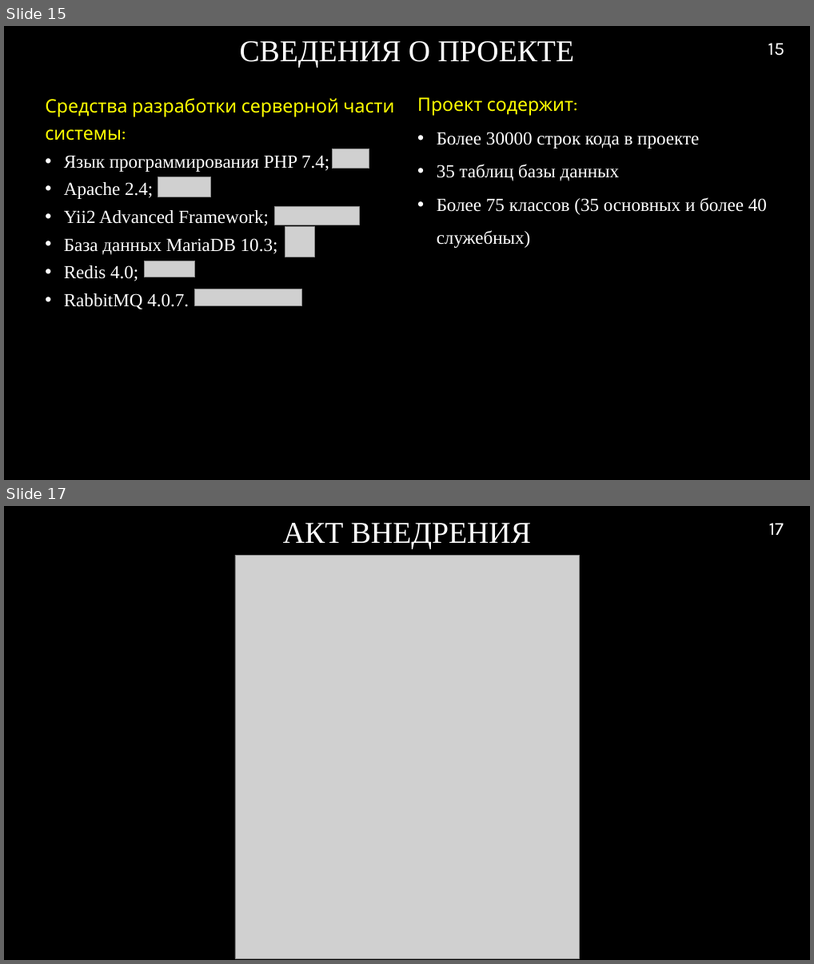
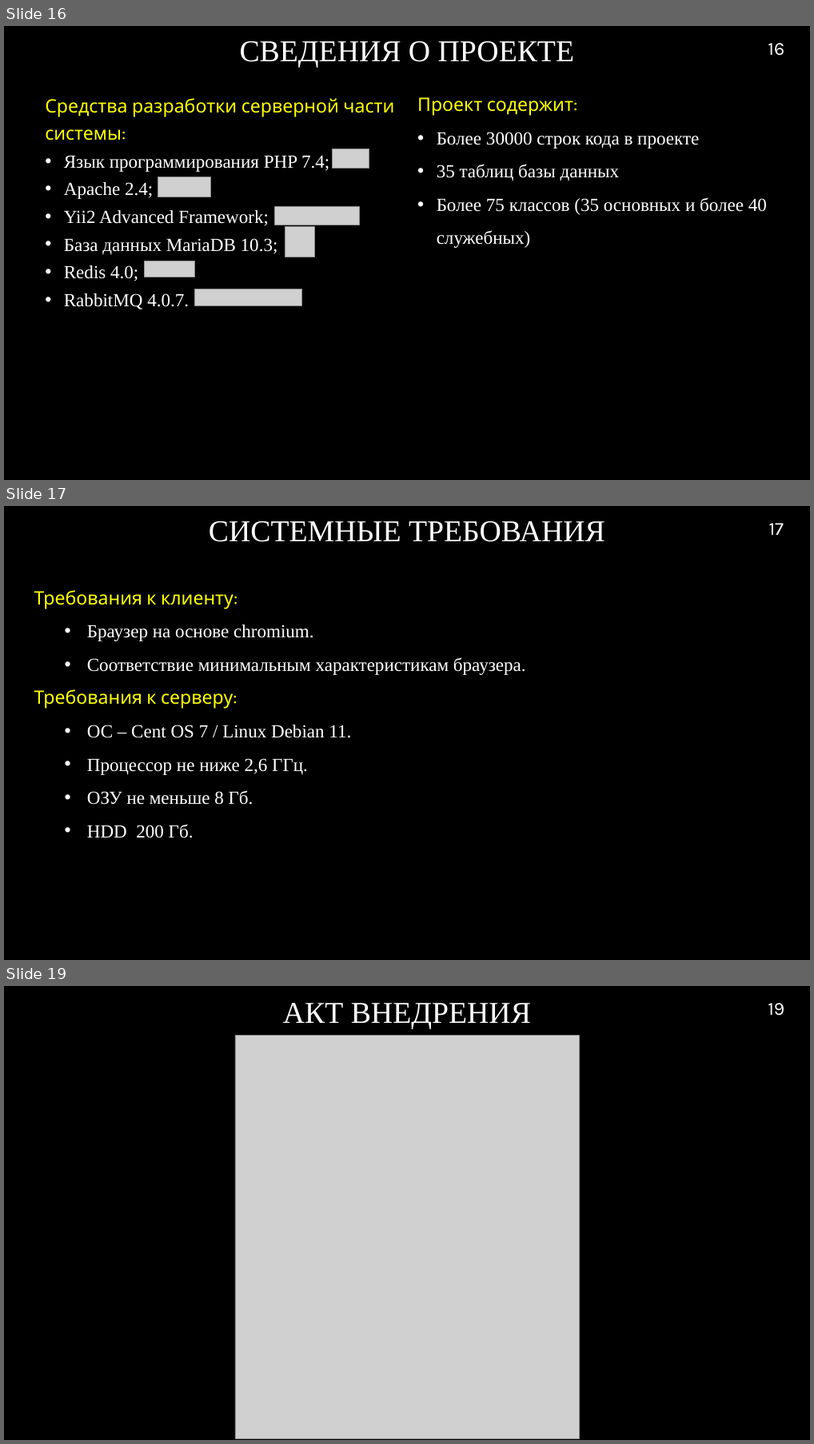
Before and after one commit to RAdKuzur/ASTU, a slide deck: Дипломная работа/Консультации Хоменко/Презентация v3.0.pptx. Shown one above the other, each under a label of ours: slides 15 and 17 before the commit, slides 16, 17 and 19 after it; the slides between them are not shown. The pictures are 814x964 and 814x1444 pixels, drawn with LibreOffice and Linux fonts; fonts in the diff are those of the drawing; grey boxes stand for pictures; background and template pictures are left out. Boxes give left, top, right and bottom in pixels: in the first picture for what was removed or moved away, otherwise in the second. Text is boxed around its words. In the diff, an @@ line names an element or a change of style, - is before the commit and + after.

```diff
--- a/Дипломная работа/Консультации Хоменко/Презентация v3.0.pptx
+++ b/Дипломная работа/Консультации Хоменко/Презентация v3.0.pptx
@@ slide 17 added at (4, 506, 810, 960), background picture (left out) @@
@@ title added at (209, 521, 606, 542), 36 pt, text #FFFFFF @@
+СИСТЕМНЫЕ ТРЕБОВАНИЯ
@@ page number added at (770, 523, 784, 535), 22 pt, text #FFFFFF @@
+17
@@ text added at (34, 590, 526, 838), 22 pt, text #FFFFFF @@
+Требования к клиенту:
+  • Браузер на основе chromium.
+  • Соответствие минимальным характеристикам браузера.
+Требования к серверу:
+  • ОС – Cent OS 7 / Linux Debian 11.
+  • Процессор не ниже 2,6 ГГц.
+  • ОЗУ не меньше 8 Гб.
+  • HDD 200 Гб.
@@ what was slide 15 is now slide 16 @@
@@ page number at (768, 43, 785, 56): text changed @@
-15
+16
@@ what was slide 17 is now slide 19 @@
@@ page number at (768, 1003, 785, 1016): text changed @@
-17
+19
```
Also in this commit, not shown: 5 slides changed, 2 other slides added, 1 slide removed, 2 other files.
